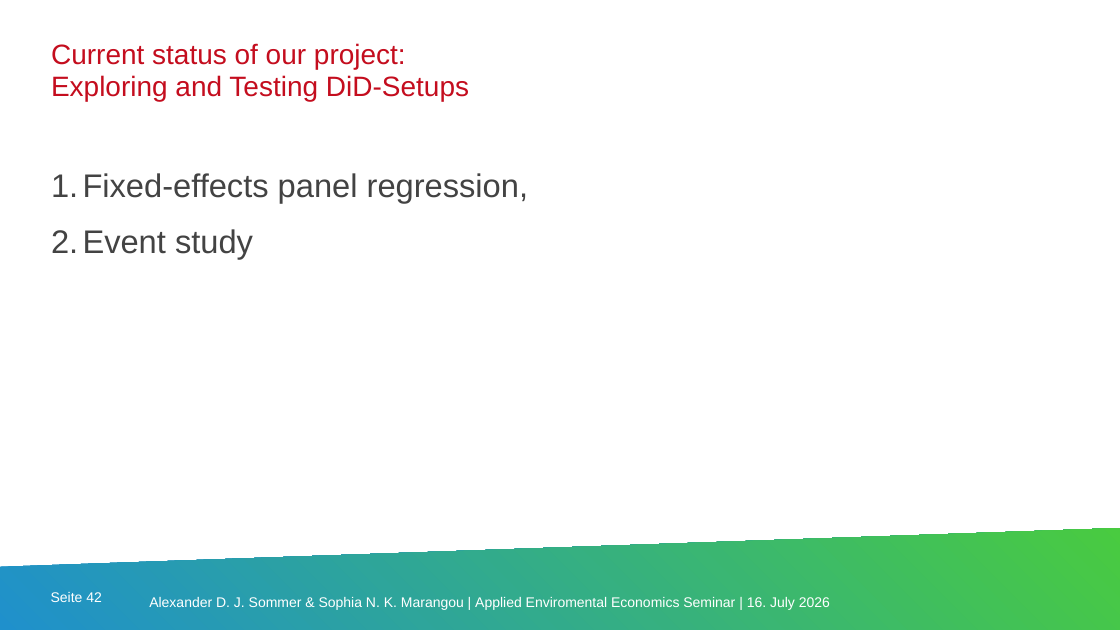
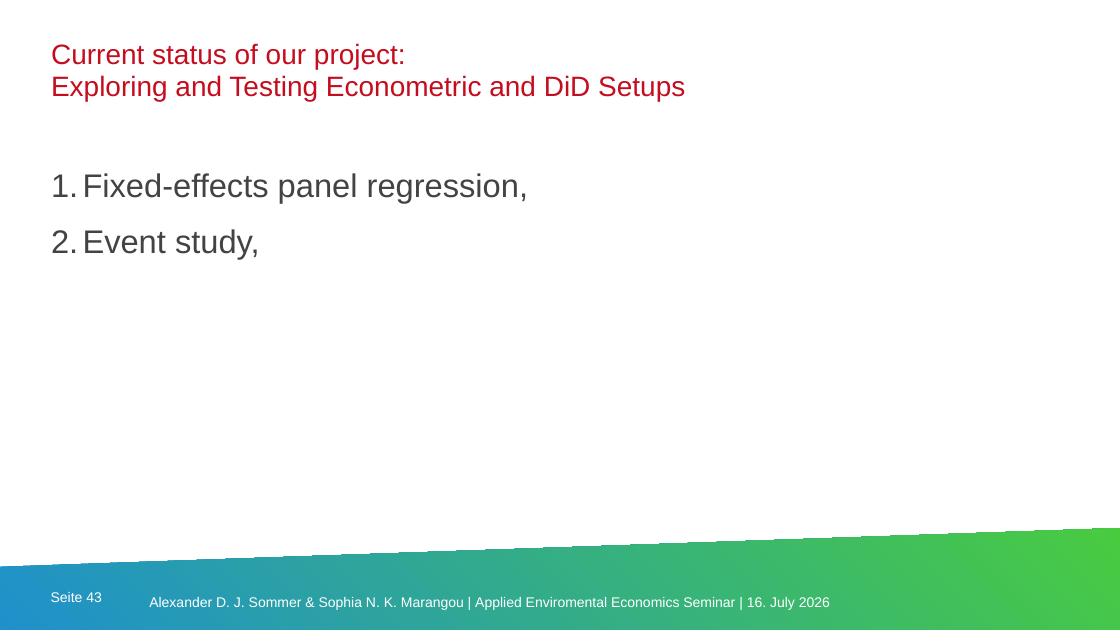
Before and after one commit to codemaxxx3r/aee_organicfarming, a slide deck: slide 43 of submissions/presentation_16_07.pptx (slide 42 before the commit). Drawn at 1120x630 pixels with LibreOffice and Linux fonts; fonts in the diff are those of the drawing; background and template pictures are left out. Boxes give left, top, right and bottom in pixels: in the first picture for what was removed or moved away, otherwise in the second. Text is boxed around its words. In the diff, an @@ line names an element or a change of style, - is before the commit and + after.

```diff
--- a/submissions/presentation_16_07.pptx
+++ b/submissions/presentation_16_07.pptx
@@ text at [51,75,685,101]: text changed @@
-Exploring and Testing DiD-Setups
+Exploring and Testing Econometric and DiD Setups
@@ text at [83,229,260,259]: text changed @@
-2. Event study
+2. Event study,
@@ page number at [51,592,102,602]: text changed @@
-Seite 42
+Seite 43
```
Also in this commit, not shown: 6 other slides changed, 11 slides added.
